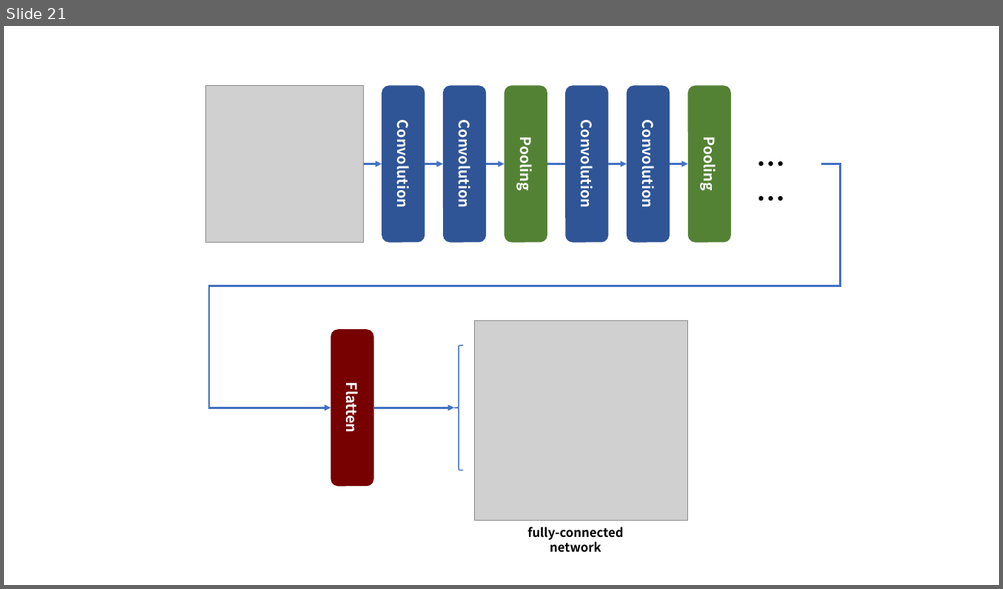
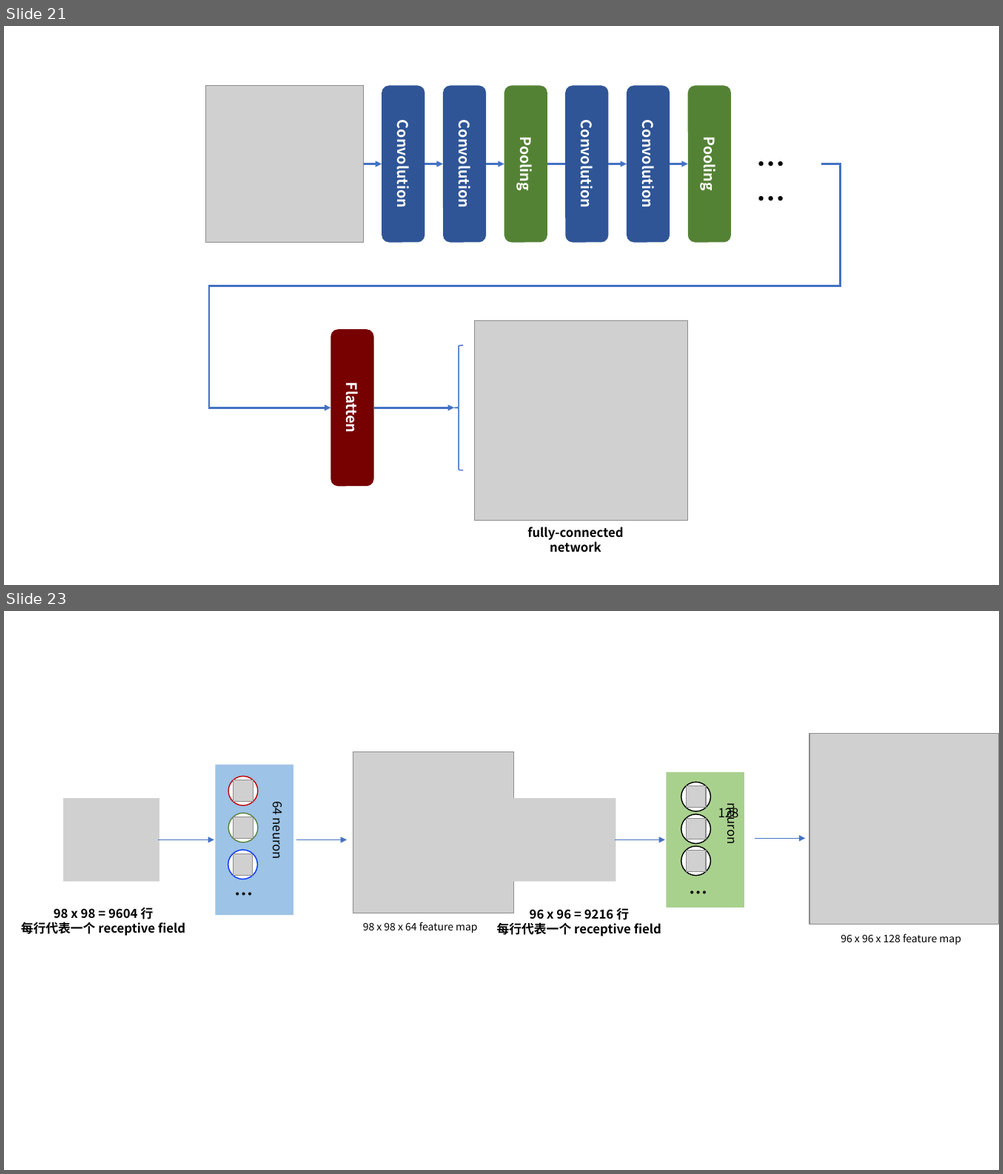
Before and after one commit to yuanguohuo/diagrams, a slide deck: LLM.pptx. Shown one above the other, each under a label of ours: slide 21 before the commit, slides 21 and 23 after it; the slides between them are not shown. The pictures are 1003x589 and 1003x1174 pixels, drawn with LibreOffice and Linux fonts; fonts in the diff are those of the drawing; grey boxes stand for pictures. Boxes give left, top, right and bottom in pixels: in the first picture for what was removed or moved away, otherwise in the second. Text is boxed around its words. In the diff, an @@ line names an element or a change of style, - is before the commit and + after.

Commit message:
llm

```diff
--- a/LLM.pptx
+++ b/LLM.pptx
@@ slide 23 added at <box>4,611,999,1170</box>, background #FFFFFF @@
@@ picture added at <box>809,733,999,924</box> @@
@@ picture added at <box>353,752,515,914</box> @@
@@ picture added at <box>64,798,160,882</box> @@
@@ group added at <box>215,765,293,915</box>: 3 ellipses, 3 pictures, 2 texts, 1 rectangle @@
+…
+64 neuron
@@ picture added at <box>509,798,616,882</box> @@
@@ group added at <box>666,772,744,907</box>: 3 ellipses, 3 pictures, 3 texts, 1 rectangle @@
+…
+neuron
+128
@@ arrow added from (159, 840) to (214, 840), #4472C4 0.5 pt @@
@@ arrow added from (296, 840) to (347, 840), #4472C4 0.5 pt @@
@@ arrow added from (614, 840) to (665, 840), #4472C4 0.5 pt @@
@@ arrow added from (754, 839) to (805, 839), #4472C4 0.5 pt @@
@@ text added at <box>21,908,185,936</box>, 12 pt, text #000000, bold @@
+98 x 98 = 9604 行
+每行代表一个 receptive field
@@ text added at <box>497,908,661,937</box>, 12 pt, text #000000, bold @@
+96 x 96 = 9216 行
+每行代表一个 receptive field
@@ text added at <box>363,922,477,934</box>, 10 pt, text #000000 @@
+98 x 98 x 64 feature map
@@ text added at <box>840,934,960,945</box>, 10 pt, text #000000 @@
+96 x 96 x 128 feature map
```
Also in this commit, not shown: 1 slide changed, 2 other slides added.
